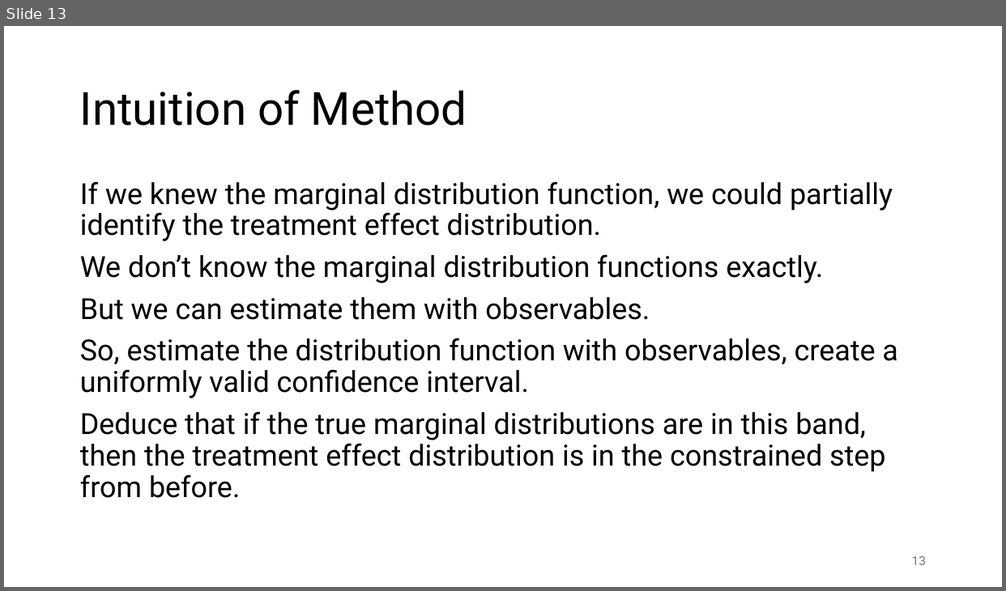
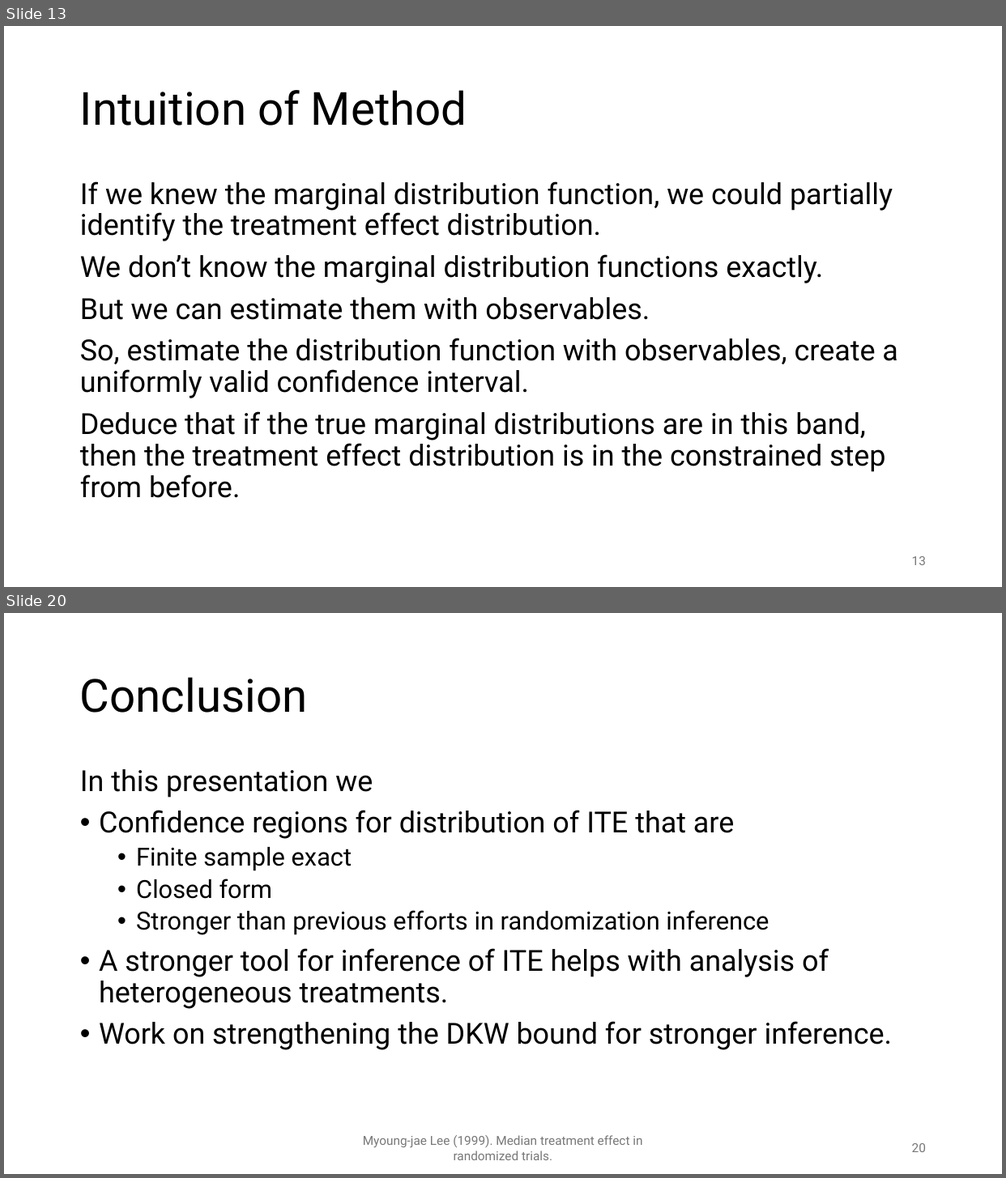
Before and after one commit to chasehmathis/dkw-ind-treat-effect, a slide deck: dkw-po-presentation.pptx. Shown one above the other, each under a label of ours: slide 13 before the commit, slides 13 and 20 after it; the slides between them are not shown. The pictures are 1006x591 and 1006x1178 pixels, drawn with LibreOffice and Linux fonts; fonts in the diff are those of the drawing. Boxes give left, top, right and bottom in pixels: in the first picture for what was removed or moved away, otherwise in the second. Text is boxed around its words. In the diff, an @@ line names an element or a change of style, - is before the commit and + after.

```diff
--- a/dkw-po-presentation.pptx
+++ b/dkw-po-presentation.pptx
@@ slide 20 added at [4, 613, 1002, 1174], background #FFFFFF @@
@@ title added at [80, 677, 308, 713], 44 pt, text #000000 @@
+Conclusion
@@ text added at [80, 769, 893, 1050], 28 pt, text #000000 @@
+In this presentation we
+• Confidence regions for distribution of ITE that are
+  • Finite sample exact
+  • Closed form
+  • Stronger than previous efforts in randomization inference
+• A stronger tool for inference of ITE helps with analysis of heterogeneous treatments.
+• Work on strengthening the DKW bound for stronger inference.
@@ text added at [363, 1135, 642, 1161], 12 pt, text #797979 @@
+Myoung-jae Lee (1999). Median treatment effect in randomized trials.
@@ page number added at [912, 1144, 926, 1152], 12 pt, text #797979 @@
+20
```
Also in this commit, not shown: 6 other slides added, 20 other files.
